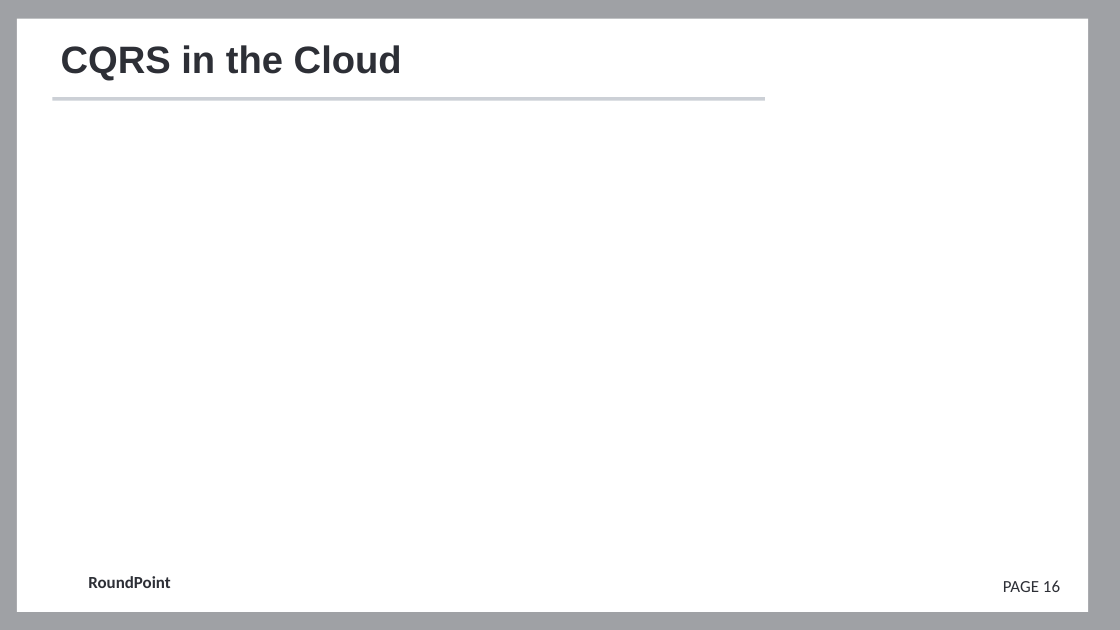
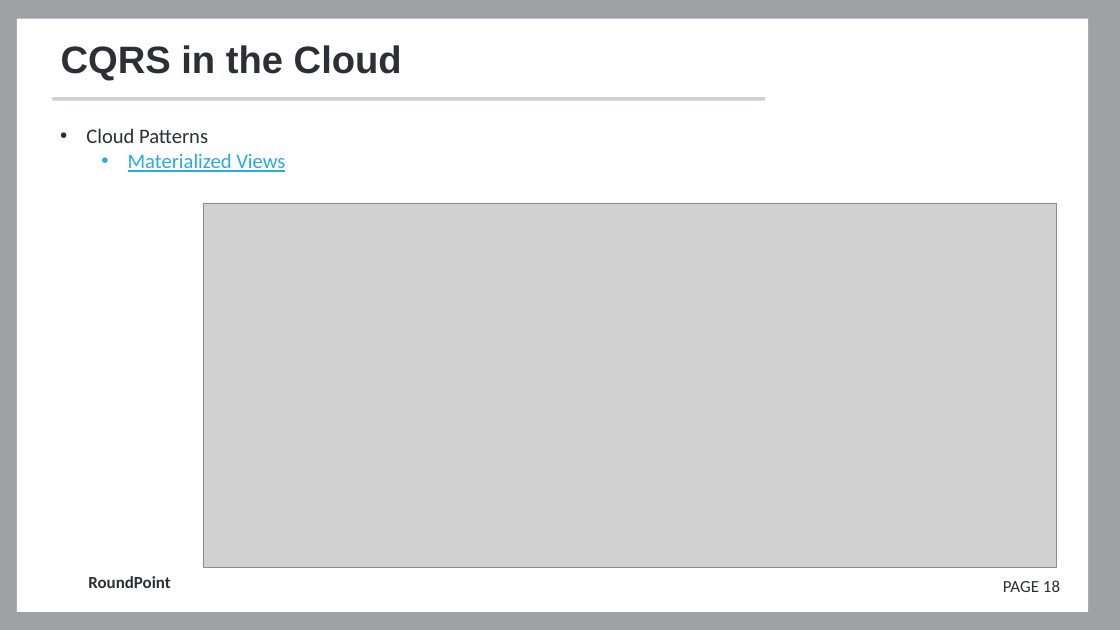
Before and after one commit to FrameworkFactory/cqrs-presentation, a slide deck: slide 18 of docs/Presentation.pptx (slide 16 before the commit). Drawn at 1120x630 pixels with LibreOffice and Linux fonts; fonts in the diff are those of the drawing; grey boxes stand for pictures; background and template pictures are left out. Boxes give left, top, right and bottom in pixels: in the first picture for what was removed or moved away, otherwise in the second. Text is boxed around its words. In the diff, an @@ line names an element or a change of style, - is before the commit and + after.

```diff
--- a/docs/Presentation.pptx
+++ b/docs/Presentation.pptx
@@ text added at (86, 128, 285, 172), 17.7 pt, text #29ABE2, underline @@
+• Cloud Patterns
+  • Materialized Views
@@ picture added at (203, 203, 1057, 567) @@
@@ page number at (1003, 580, 1060, 592): text changed @@
-PAGE 16
+PAGE 18
```
Also in this commit, not shown: 6 other slides changed, 12 slides added, 10 slides removed.
